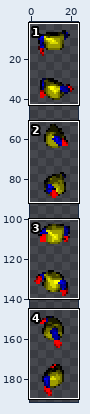
Sprite sheet -- graphics/chars/bodies/base/upper_idle_handgun_24x24.png. Above: a wide view before the commit, with the close-up outlined.
Close-up. As it was:
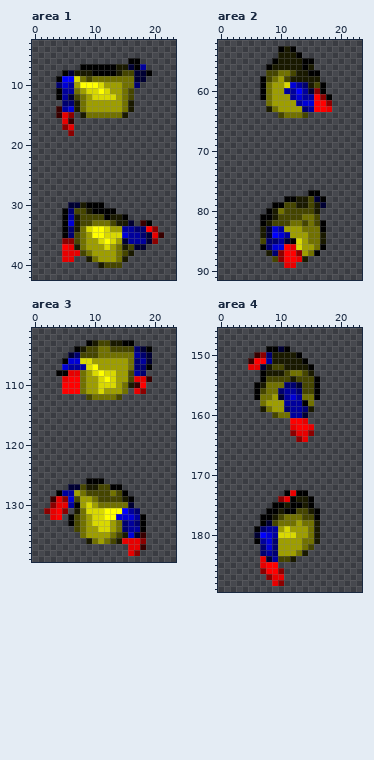
The file is 24x192 pixels. Colours within 5 levels of each other are drawn and written as one. Shown: area 1: x 0..23, y 3..42; area 2: x 0..23, y 52..91; area 3: x 0..23, y 101..139; area 4: x 0..23, y 146..189. The wide view leaves out empty margins.
After the commit:
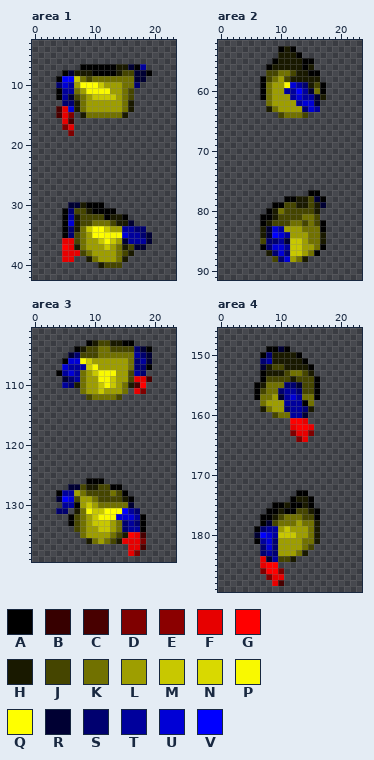
Palette (. is transparent): A #000000  B #370000  C #480000  D #7f0000  E #8b0000  F #e70000  G #ff0000  H #191900  J #454500  K #717100  L #9e9e00  M #c8c800  N #d9d900  P #f9f900  Q #ffff00  R #000033  S #00006f  T #00009c  U #0000d6  V #0000ff
From old to new:
Changed rows in their new state; - is an unchanged pixel.
Area 1:
first column x 4:
 6 ------------..
 9 ---M----------
10 -------M------
11 -----PPPP-----
12 ------MMMM----
14 CF------------
15 C-D-----------
16 --C-----------
17 -D------------
18 --D-----------
first column x 5:
33 -------------..--
34 ----M--M------..-
35 -------PPP-----..
36 FF----MPM------.-
37 -------M---------
Area 2:
first column x 11:
59 P-------
60 -----K--
61 -----RH.
62 -----R..
63 ----UT..
first column x 10:
85 --MM
86 -TMM
87 USMM
88 SULK
89 -..-
Area 3:
first column x 5:
106 ---PM----------
107 ----MP---------
108 TUT--MPPP------
109 RST---PPM-----C
110 TSH---MPM---C--
111 ...---M------D-
first column x 2:
129 -.RV-------------
130 -..T---M---------
131 ..SS---PMM-------
132 -..-----MPPP-----
133 --------MMM------
134 ---------MM------
135 --------------GFC
136 ----------------D
137 ----------------C
138 ---------------D-
Area 4:
first column x 5:
150 -.A
151 ..S
152 ..-
first column x 12:
163 D--D
164 -D--
first column x 10:
173 -..
174 ..-
first column x 10:
179 -M-
180 MMM
first column x 7:
186 D--D
187 -D--
188 ---C
